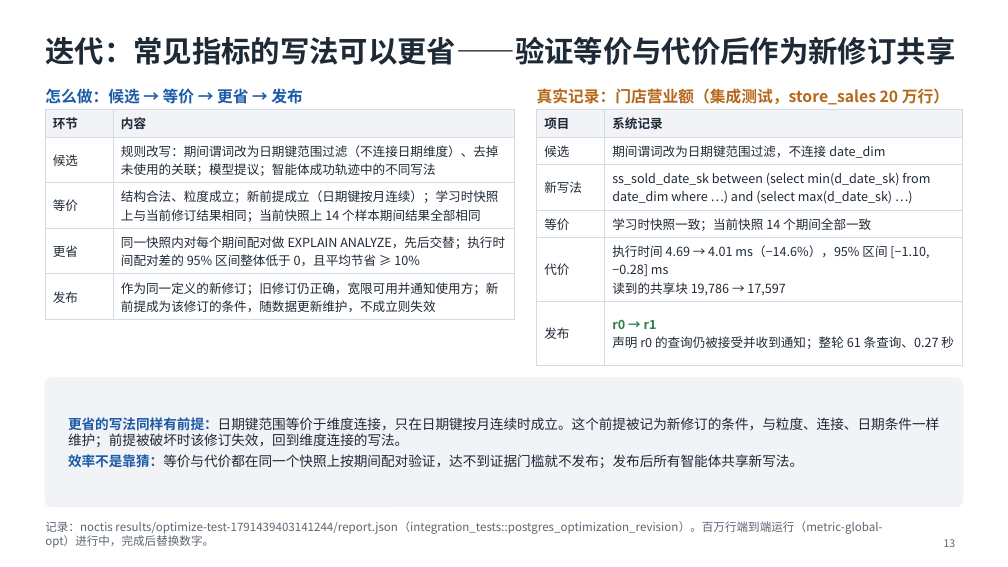
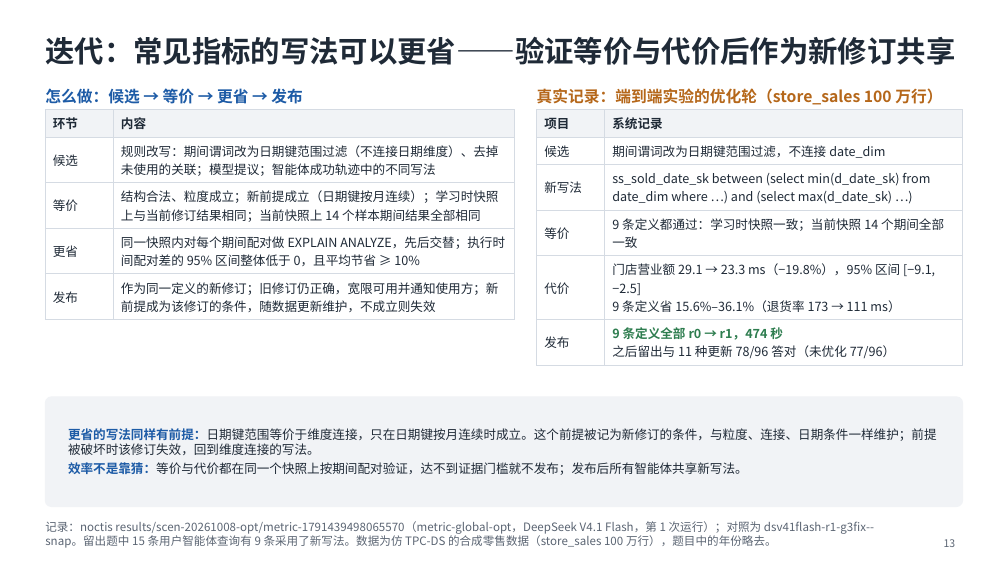
Before and after one commit to mmmttt000045/agent4db-adapter, a slide deck: slide 13 of docs/mavra-system.pptx. Drawn at 1008x567 pixels with LibreOffice and Linux fonts; fonts in the diff are those of the drawing. Boxes give left, top, right and bottom in pixels: in the first picture for what was removed or moved away, otherwise in the second. Text is boxed around its words. In the diff, an @@ line names an element or a change of style, - is before the commit and + after.

```diff
--- a/docs/mavra-system.pptx
+++ b/docs/mavra-system.pptx
@@ text at (x1=537, y1=88, x2=942, y2=105): text changed @@
-真实记录：门店营业额（集成测试，store_sales 20 万行）
+真实记录：端到端实验的优化轮（store_sales 100 万行）
@@ table at (x1=537, y1=110, x2=963, y2=362) @@
-row 4, column 2: 学习时快照一致；当前快照 14 个期间全部一致
+row 4, column 2: 9 条定义都通过：学习时快照一致；当前快照 14 个期间全部一致
-row 5, column 2: 执行时间 4.69 → 4.01 ms（−14.6%），95% 区间 [−1.10, −0.28] ms / 读到的共享块 19,786 → 17,597
+row 5, column 2: 门店营业额 29.1 → 23.3 ms（−19.8%），95% 区间 [−9.1, −2.5] / 9 条定义省 15.6%–36.1%（退货率 173 → 111 ms）
-row 6, column 2: r0 → r1 / 声明 r0 的查询仍被接受并收到通知；整轮 61 条查询、0.27 秒
+row 6, column 2: 9 条定义全部 r0 → r1，474 秒 / 之后留出与 11 种更新 78/96 答对（未优化 77/96）
@@ rounded rectangle resized from (x1=45, y1=378, x2=963, y2=507) to (x1=45, y1=397, x2=963, y2=507) @@
@@ rounded rectangle at (x1=45, y1=397, x2=963, y2=507): proportions changed @@
@@ text "更省的写法同样有前提：日期键范围等价于维度连接，只在日期键按月连续时成立。这个前提被记为新修订的条件，与粒度、连接、日期 ..." moved from (x1=68, y1=417, x2=939, y2=468) to (x1=68, y1=428, x2=937, y2=475) @@
@@ text "更省的写法同样有前提：日期键范围等价于维度连接，只在日期键按月连续时成立。这个前提被记为新修订的条件，与粒度、连接、日期 ..." at (x1=68, y1=428, x2=937, y2=475): size 13 to 12 pt @@
@@ text at (x1=45, y1=521, x2=874, y2=548): text changed @@
-记录：noctis results/optimize-test-1791439403141244/report.json（integration_tests::postgres_optimization_revision）。百万行端到端运行（metric-global-opt）进行中，完成后替换数字。
+记录：noctis results/scen-20261008-opt/metric-1791439498065570（metric-global-opt，DeepSeek V4.1 Flash，第 1 次运行）；对照为 dsv41flash-r1-g3fix--snap。留出题中 15 条用户智能体查询有 9 条采用了新写法。数据为仿 TPC-DS 的合成零售数据（store_sales 100 万行），题目中的年份略去。
```
Also in this commit, not shown: 4 other files.
